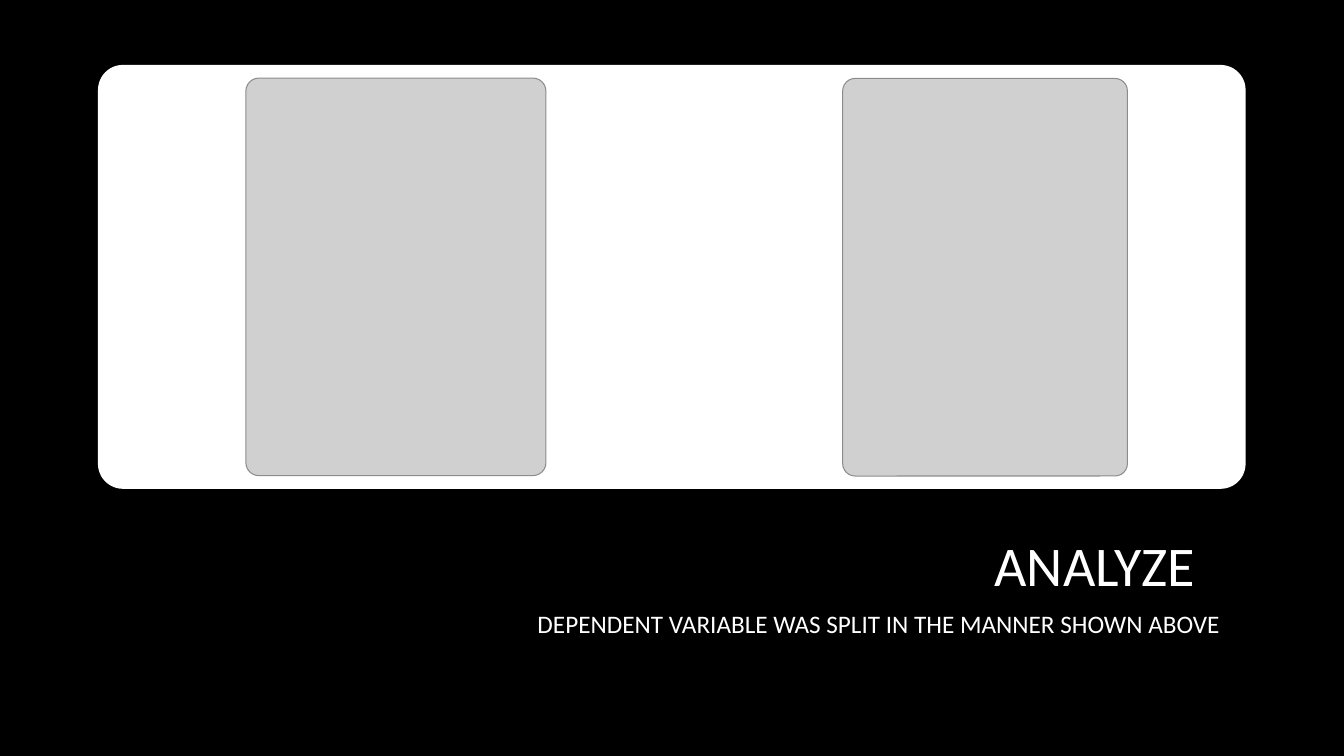
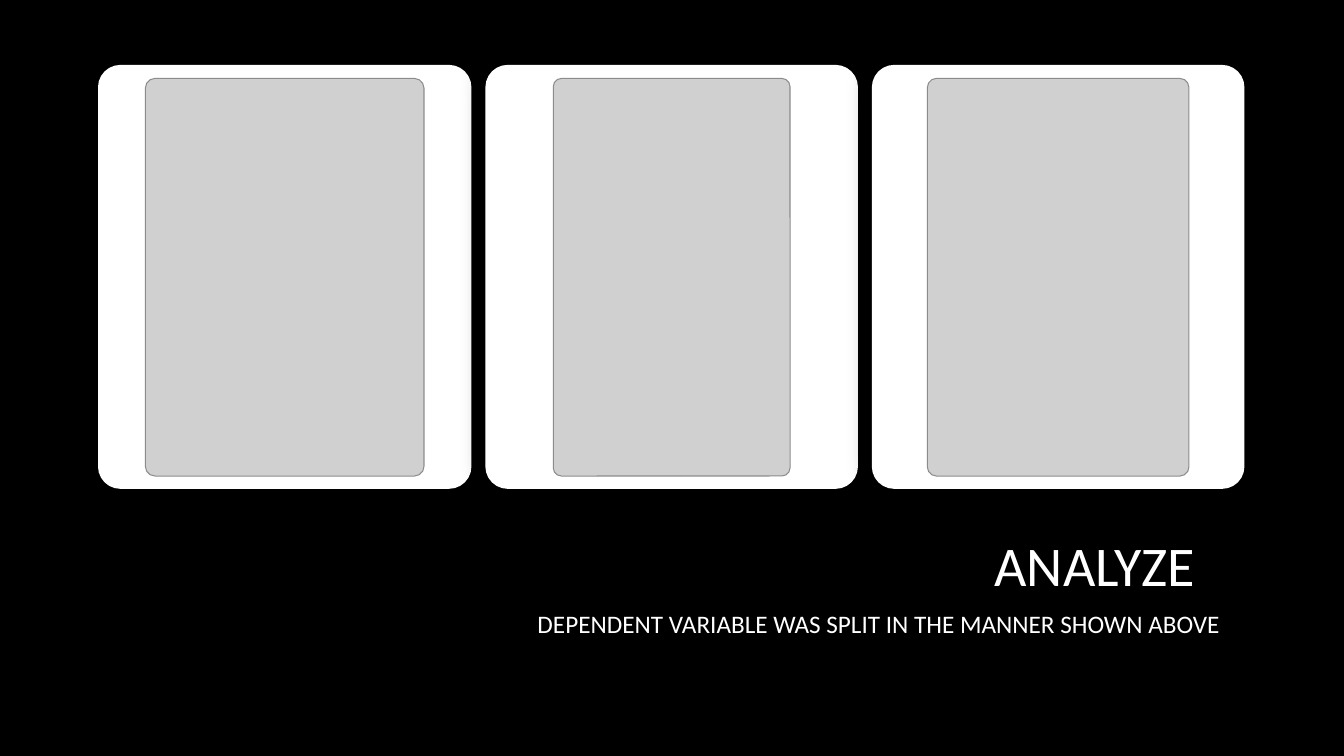
Before and after one commit to danlagos/ANA500-Week-4, a slide deck: slide 34 of Depression and Poverty.pptx. Drawn at 1344x756 pixels with LibreOffice and Linux fonts; fonts in the diff are those of the drawing; grey boxes stand for pictures; background and template pictures are left out. Boxes give left, top, right and bottom in pixels: in the first picture for what was removed or moved away, otherwise in the second. Text is boxed around its words. In the diff, an @@ line names an element or a change of style, - is before the commit and + after.

```diff
--- a/Depression and Poverty.pptx
+++ b/Depression and Poverty.pptx
@@ rounded rectangle added at [101,68,469,486], fill #FFFFFF, outline #FFFFFF 4 pt @@
@@ picture added at [145,79,423,476] @@
@@ picture removed at [246,78,546,475] @@
@@ rounded rectangle: place and size @@
-rounded rectangle at [101,68,1243,486]
+rounded rectangle at [488,68,855,486]
@@ picture added at [554,79,790,476] @@
@@ rounded rectangle added at [875,68,1242,486], fill #FFFFFF, outline #FFFFFF 4 pt @@
@@ picture: place and size @@
-picture at [843,79,1128,476]
+picture at [928,79,1189,476]
```
Also in this commit, not shown: 11 other slides changed, 5 slides added, 5 slides removed, 2 other files.
